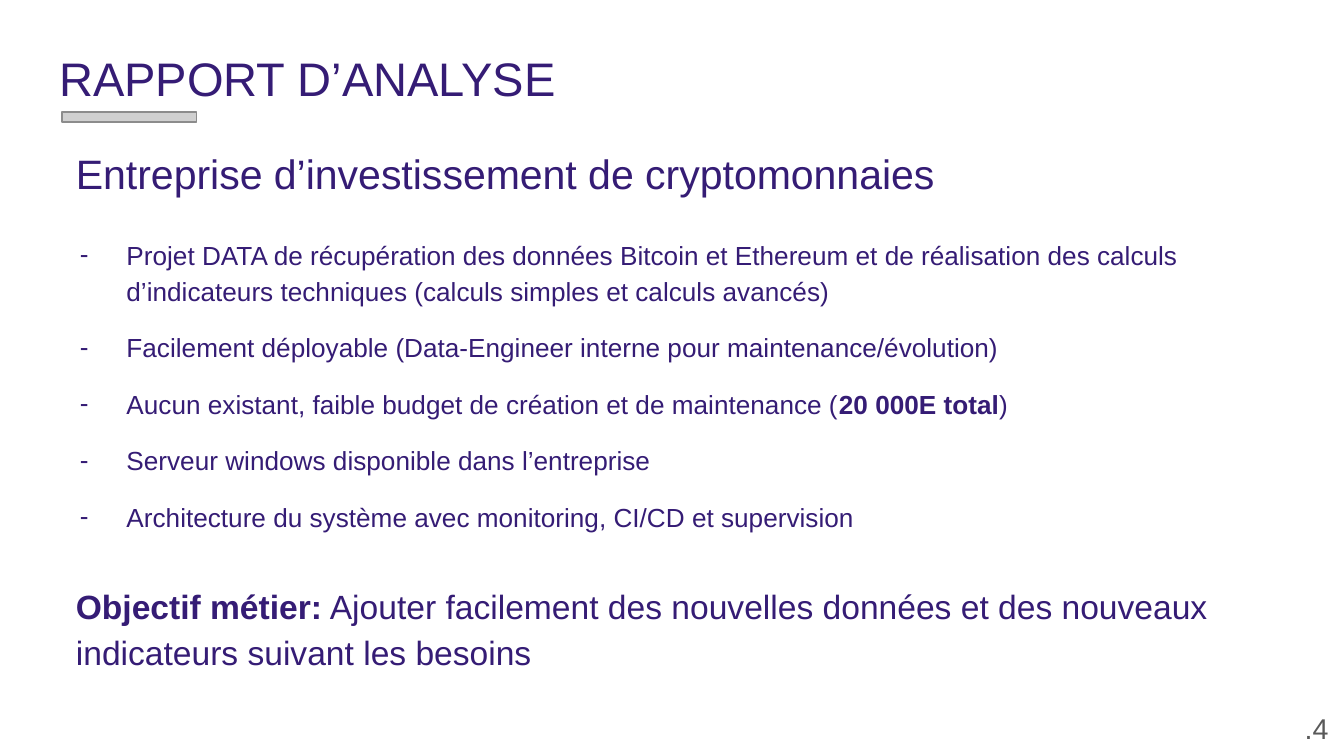
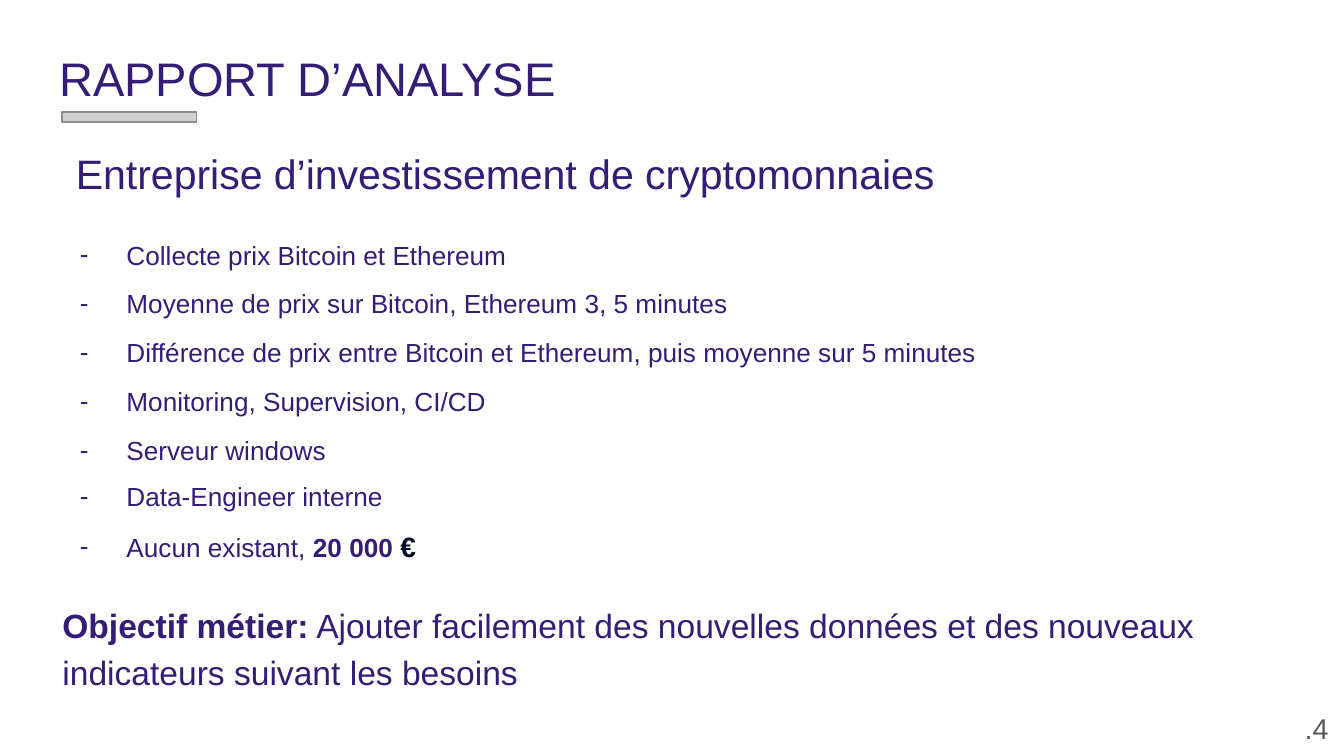
Before and after one commit to gaetancorin/btc_eth_streaming_data, a slide deck: slide 4 of _documentation/DOSSIER DE VALIDATION.pptx. Drawn at 1344x756 pixels with LibreOffice and Linux fonts; fonts in the diff are those of the drawing; grey boxes stand for pictures; background and template pictures are left out. Boxes give left, top, right and bottom in pixels: in the first picture for what was removed or moved away, otherwise in the second. Text is boxed around its words. In the diff, an @@ line names an element or a change of style, - is before the commit and + after.

```diff
--- a/_documentation/DOSSIER DE VALIDATION.pptx
+++ b/_documentation/DOSSIER DE VALIDATION.pptx
@@ text at [126,246,976,561]: text changed @@
-– Projet DATA de récupération des données Bitcoin et Ethereum et de réalisation des calculs d’indicateurs techniques (calculs simples et calculs avancés)
-– Facilement déployable (Data-Engineer interne pour maintenance/évolution)
-– Aucun existant, faible budget de création et de maintenance (20 000E total)
-– Serveur windows disponible dans l’entreprise
-– Architecture du système avec monitoring, CI/CD et supervision
+– Collecte prix Bitcoin et Ethereum
+– Moyenne de prix sur Bitcoin, Ethereum 3, 5 minutes
+– Différence de prix entre Bitcoin et Ethereum, puis moyenne sur 5 minutes
+– Monitoring, Supervision, CI/CD
+– Serveur windows
+– Data-Engineer interne
+– Aucun existant, 20 000 €
@@ text "Objectif métier: Ajouter facilement des ...": place and size @@
-text "Objectif métier: Ajouter facilement des ..." at [76,594,1208,666]
+text "Objectif métier: Ajouter facilement des ..." at [62,613,1194,686]
```
Also in this commit, not shown: 15 other slides changed, 6 slides added, 8 slides removed, 24 other files.
